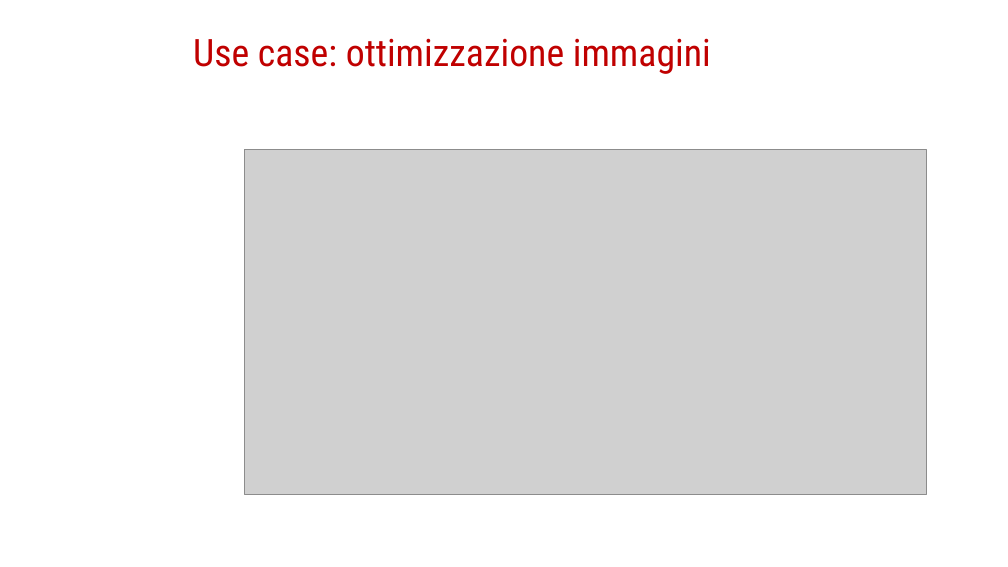
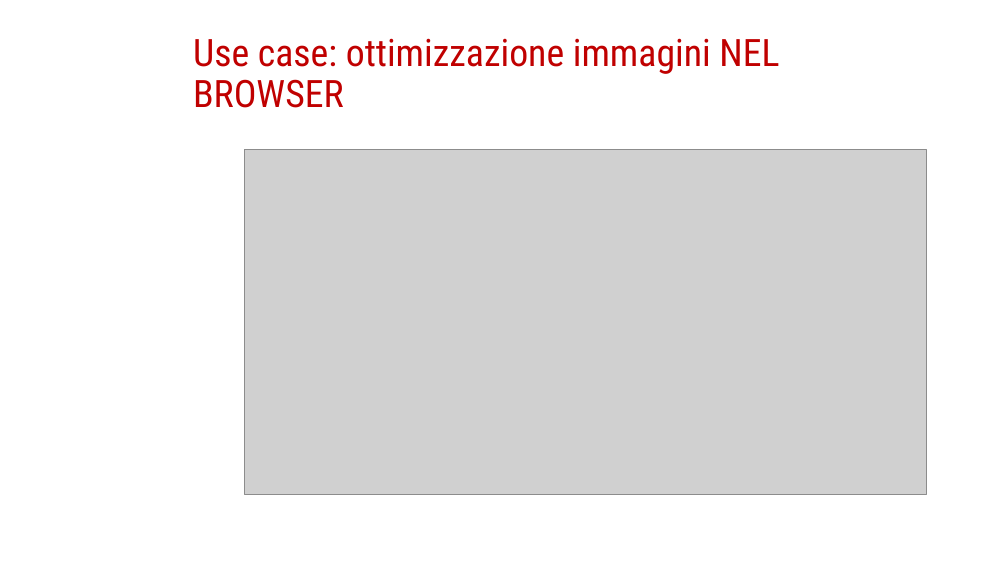
Before and after one commit to Ace68/slide, a slide deck: slide 15 of 2022/XMasDev/WebAssembly-XMASDEV2022.pptx (slide 13 before the commit). Drawn at 1008x567 pixels with LibreOffice and Linux fonts; fonts in the diff are those of the drawing; grey boxes stand for pictures; background and template pictures are left out. Boxes give left, top, right and bottom in pixels: in the first picture for what was removed or moved away, otherwise in the second. Text is boxed around its words. In the diff, an @@ line names an element or a change of style, - is before the commit and + after.

Commit message:
update pptx file

```diff
--- a/2022/XMasDev/WebAssembly-XMASDEV2022.pptx
+++ b/2022/XMasDev/WebAssembly-XMASDEV2022.pptx
@@ title at (193,38,779,108): text changed @@
-Use case: ottimizzazione immagini
+Use case: ottimizzazione immagini NEL BROWSER
```
Also in this commit, not shown: 8 other slides changed, 2 slides added.
